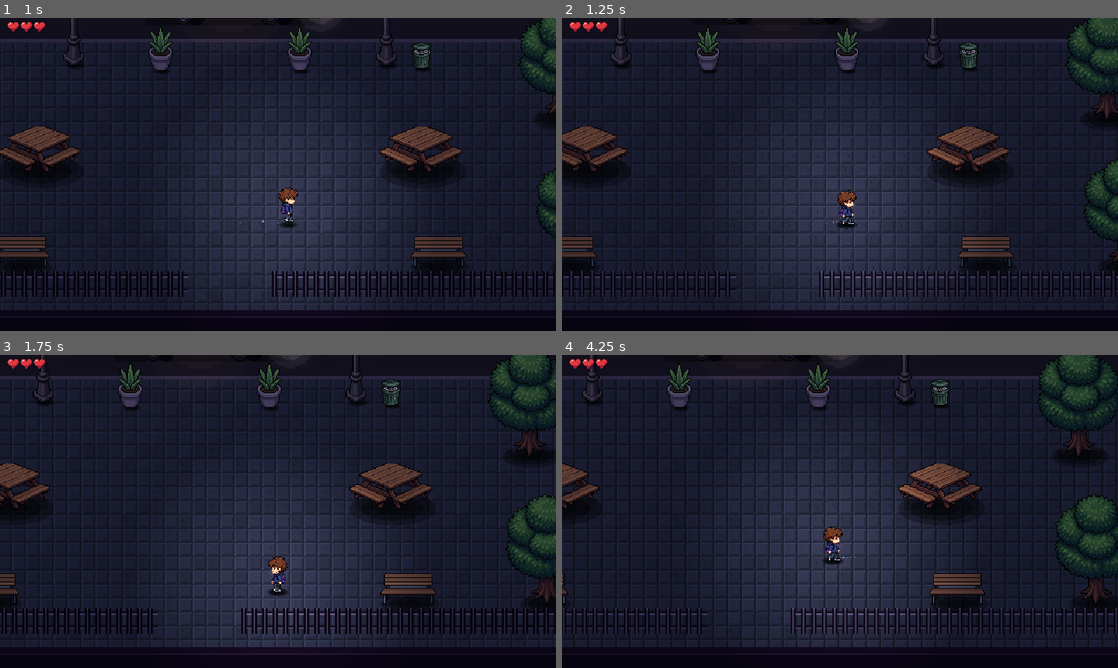
Above: before the commit, frames 1-4 (two rows, left to right).
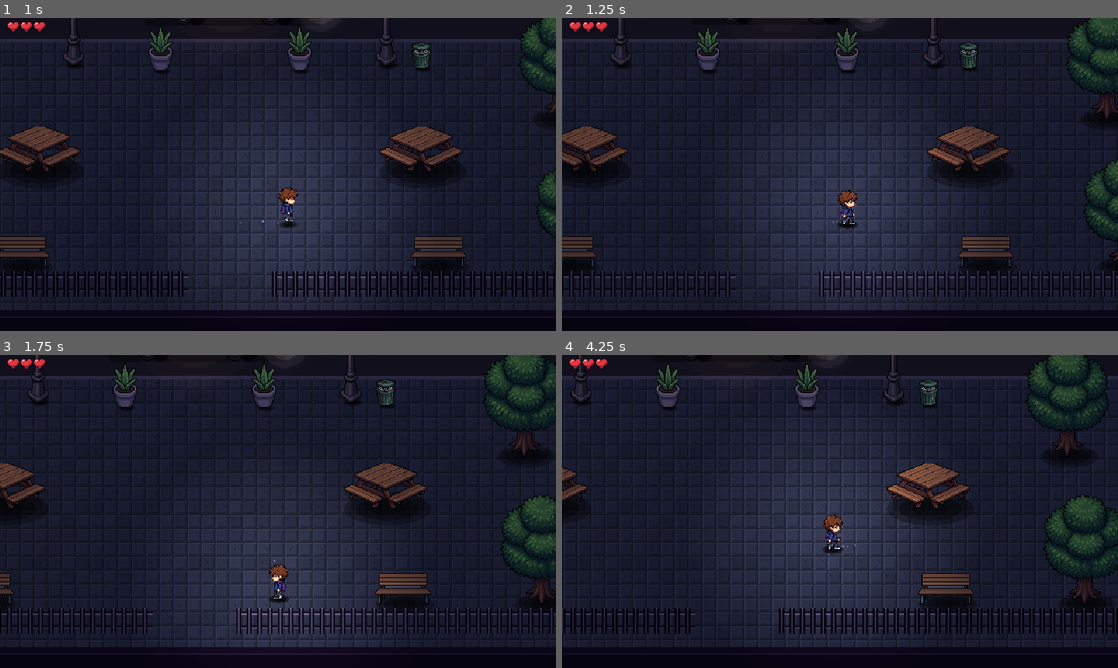
Above: after the commit, the same moments.

Repository: JorgeVitor30/iferno
Game: Godot game, scene res://scenes/main.tscn
The game is run twice, just before and just after one commit, with the same random seed, the same clock (stepped at 60 frames per second) and the same inputs.
Inputs (mouse positions are in pixels of both pictures, inside the frame that each line leads up to):
- Up to frame 1 (1 s): tap Enter at 0.5 s; move the mouse to (400, 158) at 0.52 s; hold D (move_right) from 0.53 s (still down); tap Space (dodge) at 0.6 s
- Up to frame 2 (1.25 s): keep holding D (move_right)
- Up to frame 3 (1.75 s): move the mouse to (166, 527) at 1.27 s; release D (move_right) at 1.28 s; hold S (move_down) from 1.28 s (still down); tap Space (dodge) at 1.35 s
- Up to frame 4 (4.25 s): move the mouse to (895, 442) at 2.02 s; release S (move_down) at 2.03 s; press the mouse at (895, 442) at 2.03 s; hold D (move_right) 2.03-2.78 s; tap Space (dodge) at 2.3, 2.85, 3.6 s; move the mouse to (812, 574) at 2.77 s; release the mouse at (812, 574) at 2.78 s; hold W (move_up) 2.78-3.53 s; move the mouse to (1006, 558) at 3.52 s; hold A (move_left) from 3.53 s (still down)

Frame 1 is identical in both runs. In frame 2, 0.2% of the frame differs, in the area x 49-54%, y 54-68%; in frame 3, 12%; in frame 4, 14%, in the area x 0-100%, y 0-94%.

Commit message:
feat(gameplay): acelera movimento e adiciona efeitos de acao

Diff:
--- a/scripts/enemy.gd
+++ b/scripts/enemy.gd
@@ -16,6 +16,7 @@
 const SKIN_SHADE := Color("c98f68")
 const PAPER := Color("e0d8d0")
 const SPAWN_TIME := 0.8
+const SPEED_MULTIPLIER := 1.3
 
 var max_hp := 5
 var speed := 40.0
@@ -113,7 +114,7 @@
 		want = _think(delta)
 		facing = -1.0 if player.global_position.x < global_position.x else 1.0
 	_knock = _knock.move_toward(Vector2.ZERO, 700.0 * delta)
-	velocity = want + _knock
+	velocity = want * SPEED_MULTIPLIER + _knock
 	move_and_slide()
 	_squash = _squash.lerp(Vector2.ONE, minf(delta * 12.0, 1.0))
 	if contact_damage and _player_ok() and to_player().length() < (col_radius + 7.0) * body_scale:
--- a/scripts/player.gd
+++ b/scripts/player.gd
@@ -9,7 +9,7 @@
 @export var max_hp := 6
 @export var invuln_time := 0.8 # invencibilidade depois de tomar hit
 
-@export var speed := 90.0
+@export var speed := 117.0 # velocidade original aumentada em 30%
 @export var accel := 900.0     # quão rápido chega na velocidade máxima
 @export var friction := 1100.0 # quão rápido para ao soltar as teclas
 @export var walk_tilt_deg := 0.0 # (desligado: girar pixel art borra; a gingada virou 1px de sobe-e-desce)
@@ -123,6 +123,7 @@
 		if Input.is_action_just_pressed("dodge") and input != Vector2.ZERO and _roll_cd <= 0.0:
 			_roll_timer = roll_time
 			_roll_dir = input.normalized()
+			_play_action_sound(180.0, 90.0, 0.14, 0.12)
 			_start_roll_anim()
 		elif Input.is_action_pressed("shoot") and _fire_cd <= 0.0:
 			_shoot()
@@ -130,11 +131,37 @@
 
 func _shoot() -> void:
 	_fire_cd = fire_rate
+	_play_action_sound(760.0, 220.0, 0.07, 0.16)
 	var dir := (get_global_mouse_position() - global_position).normalized()
 	var b := BULLET.instantiate()
 	b.global_position = global_position + Vector2(0, -15) + dir * 12.0
 	b.direction = dir
 	get_parent().add_child(b)
+
+## Cria efeitos curtos em PCM para manter o protótipo sem arquivos de áudio externos.
+func _play_action_sound(start_freq: float, end_freq: float, duration: float, volume: float) -> void:
+	var stream := AudioStreamWAV.new()
+	stream.format = AudioStreamWAV.FORMAT_16_BITS
+	stream.mix_rate = 22050
+	stream.stereo = false
+	var sample_count := int(stream.mix_rate * duration)
+	var data := PackedByteArray()
+	data.resize(sample_count * 2)
+	for i in sample_count:
+		var t := float(i) / float(sample_count)
+		var freq := lerpf(start_freq, end_freq, t)
+		var envelope := (1.0 - t) * (1.0 - t)
+		var sample := sin(TAU * freq * float(i) / stream.mix_rate) * envelope * volume
+		var value := int(clampf(sample * 32767.0, -32768.0, 32767.0))
+		data[i * 2] = value & 0xff
+		data[i * 2 + 1] = (value >> 8) & 0xff
+	stream.data = data
+	var audio := AudioStreamPlayer.new()
+	audio.stream = stream
+	audio.volume_db = -2.0
+	audio.finished.connect(audio.queue_free)
+	add_child(audio)
+	audio.play()
 
 func _process(delta: float) -> void:
 	queue_redraw()
